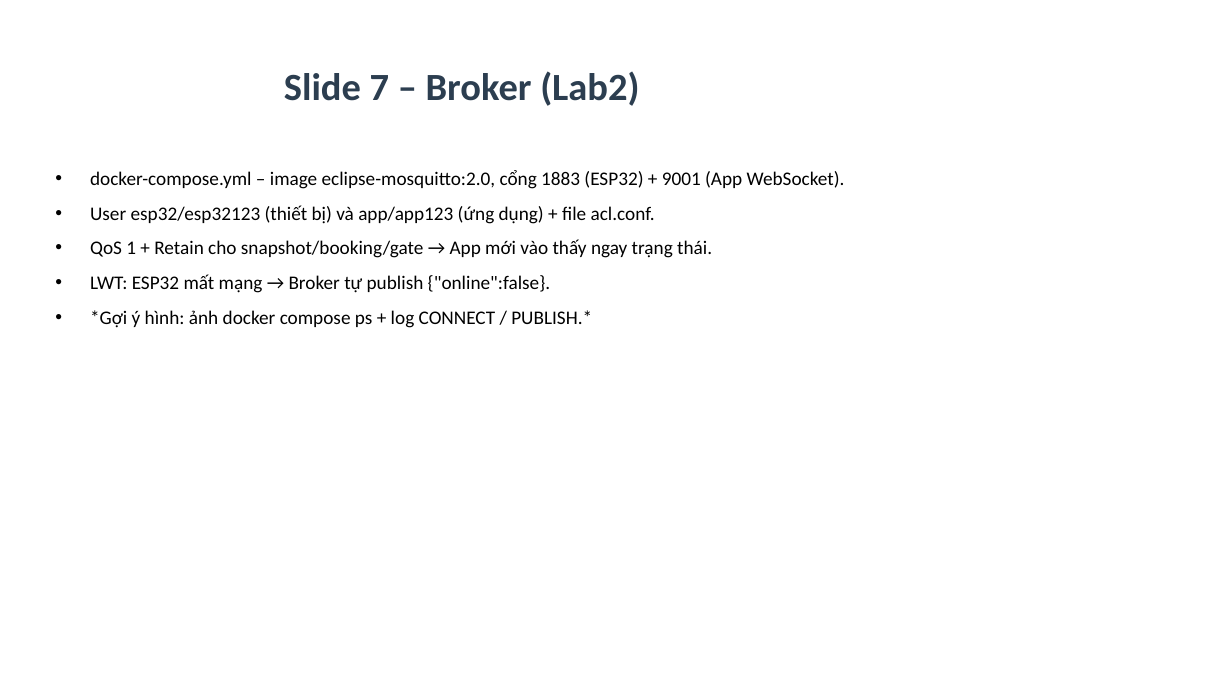
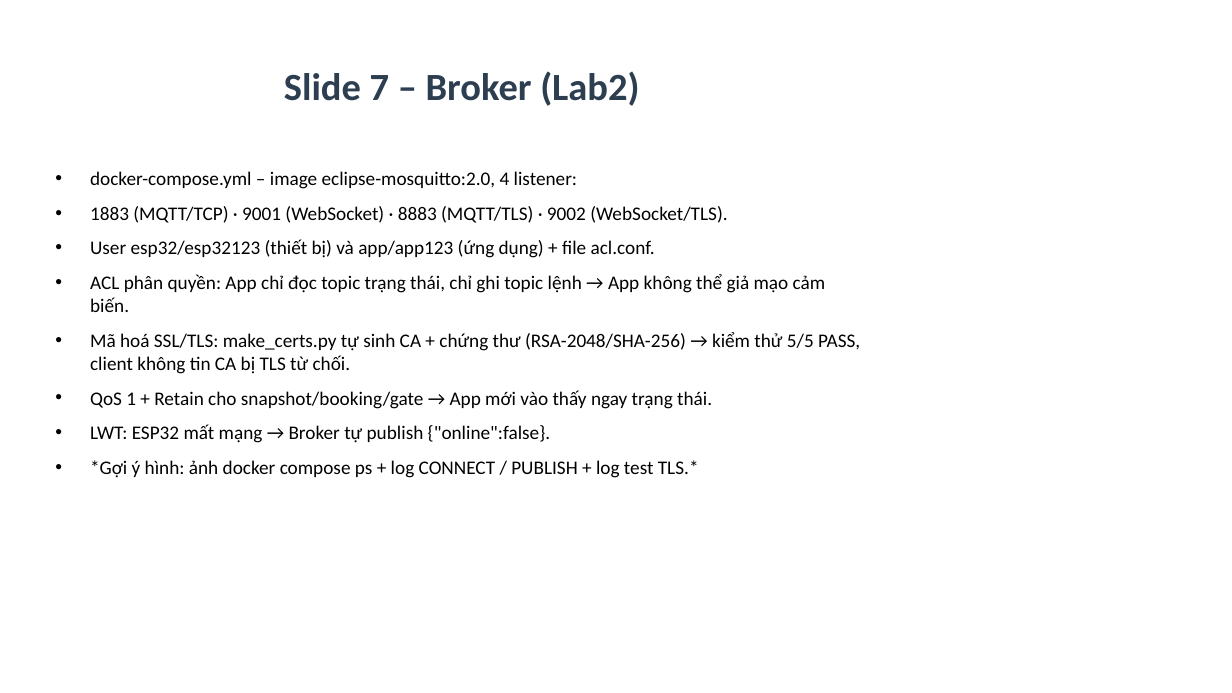
Before and after one commit to Phong220205/smart-parking-ltdd2, a slide deck: slide 8 of docs/Slide_ThuyetTrinh.pptx. Drawn at 1232x693 pixels with LibreOffice and Linux fonts; fonts in the diff are those of the drawing. Boxes give left, top, right and bottom in pixels: in the first picture for what was removed or moved away, otherwise in the second. Text is boxed around its words. In the diff, an @@ line names an element or a change of style, - is before the commit and + after.

```diff
--- a/docs/Slide_ThuyetTrinh.pptx
+++ b/docs/Slide_ThuyetTrinh.pptx
@@ text at bbox=[90, 171, 727, 223]: text changed @@
-• docker-compose.yml – image eclipse-mosquitto:2.0, cổng 1883 (ESP32) + 9001 (App WebSocket).
+• docker-compose.yml – image eclipse-mosquitto:2.0, 4 listener:
+• 1883 (MQTT/TCP) · 9001 (WebSocket) · 8883 (MQTT/TLS) · 9002 (WebSocket/TLS).
@@ text at bbox=[90, 274, 860, 374]: paragraphs added @@
+• ACL phân quyền: App chỉ đọc topic trạng thái, chỉ ghi topic lệnh → App không thể giả mạo cảm biến.
+• Mã hoá SSL/TLS: make_certs.py tự sinh CA + chứng thư (RSA-2048/SHA-256) → kiểm thử 5/5 PASS, client không tin CA bị TLS từ chối.
@@ text at bbox=[90, 460, 699, 478]: text changed @@
-• *Gợi ý hình: ảnh docker compose ps + log CONNECT / PUBLISH.*
+• *Gợi ý hình: ảnh docker compose ps + log CONNECT / PUBLISH + log test TLS.*
```
Also in this commit, not shown: 2 other slides changed, 1 slide added, 31 other files.
